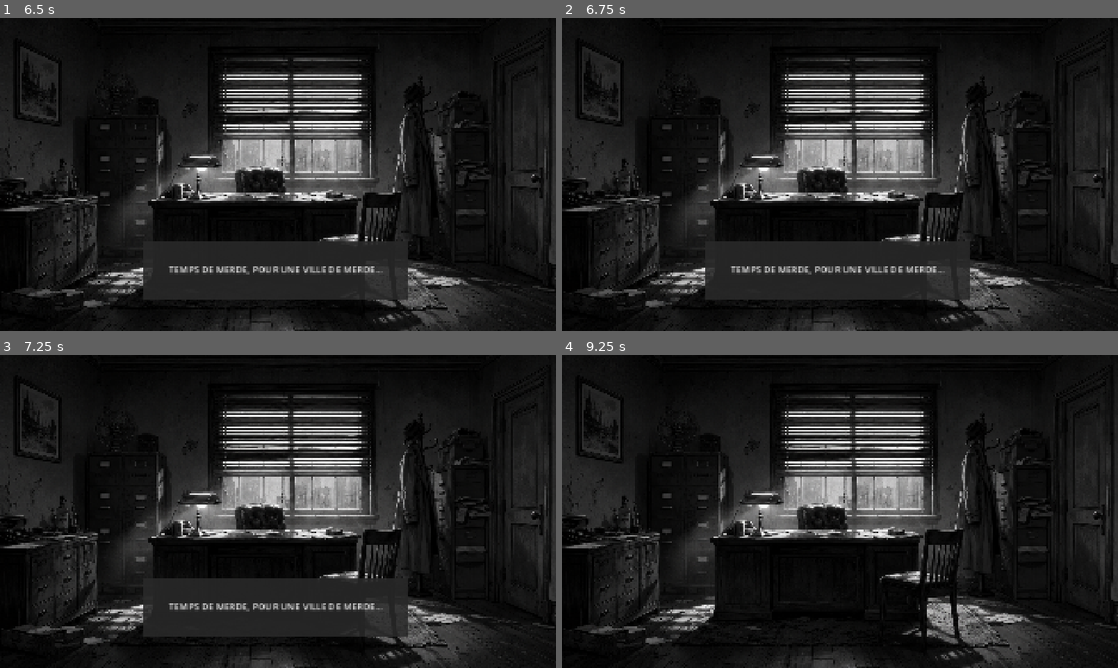
Above: before the commit, frames 1-4 (two rows, left to right).
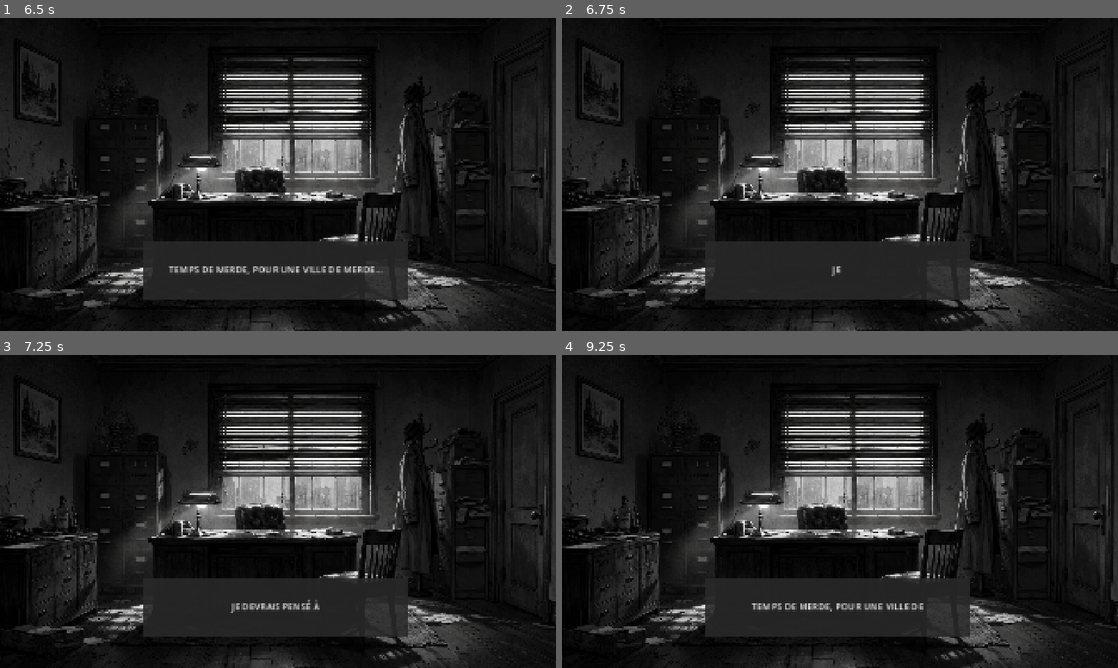
Above: after the commit, the same moments.

Repository: Kaburyo/black-thoughts
Game: Godot game, scene res://scenes/rooms/office_room.tscn
The game is run twice, just before and just after one commit, with the same random seed, the same clock (stepped at 60 frames per second) and the same inputs. The project has no main scene, so this scene is started directly.
Inputs (mouse positions are in pixels of both pictures, inside the frame that each line leads up to):
- Up to frame 1 (6.5 s): tap Enter at 0.5, 5 s; move the mouse to (200, 177) at 0.52 s; click (200, 177) at 0.67 s; move the mouse to (294, 115) at 1.27 s; click (294, 115) at 1.42 s; move the mouse to (333, 105) at 2.02 s; click (333, 105) at 2.17 s; move the mouse to (250, 237) at 2.77 s; click (250, 237) at 2.92 s; move the mouse to (444, 221) at 3.52 s; click (444, 221) at 3.67 s; tap Space at 4.25, 5.75 s; move the mouse to (111, 127) at 4.27 s; click (111, 127) at 4.42 s; move the mouse to (305, 174) at 5.02 s; click (305, 174) at 5.17 s; move the mouse to (194, 96) at 5.77 s; click (194, 96) at 5.92 s
- Up to frame 2 (6.75 s): tap Enter at 6.5 s; move the mouse to (962, 158) at 6.52 s; click (962, 158) at 6.67 s
- Up to frame 3 (7.25 s): no input
- Up to frame 4 (9.25 s): move the mouse to (728, 527) at 7.27 s; click (728, 527) at 7.42 s; move the mouse to (895, 442) at 8.02 s; click (895, 442) at 8.17 s; move the mouse to (812, 574) at 8.77 s; click (812, 574) at 8.92 s

Frame 1 is identical in both runs. In frame 2, 0.6% of the frame differs, in the area x 30-69%, y 79-83%; in frame 3, 0.6%; in frame 4, 6.3%, in the area x 25-74%, y 71-90%.

Commit message:
Ajout FadeOverlay + Interaction JacketArea & DoorArea pour changer de scène

Diff:
--- a/scenes/rooms/office_room.gd
+++ b/scenes/rooms/office_room.gd
@@ -11,6 +11,12 @@
 # une animation qui voit que le jeton a changé comprend qu'elle est périmée.
 var _animation_active: int = 0
 
+@onready var music_player: AudioStreamPlayer = $MusicPlayer
+
+@onready var fade_overlay: ColorRect = $FadeOverlay
+
+# Passe a true quand Al' a examine son manteau.
+var _manteau_vu: bool = false
 
 # --- Les objets examinables de la pièce ---
 # Clé    = nom exact du nœud Area2D dans la scène.
@@ -19,8 +25,11 @@
 const PENSEES: Dictionary = {
     "LampArea": "Cette lampe a vu plus de nuits blanches que moi.",
     "WindowArea": "Temps de merde, pour une ville de merde...",
+    "JacketArea" : "Je devrais pensé à me racheter un meilleur imper'."
 }
-
+#Constante pour dévérouiller la porte
+const PORTE_VERROUILLEE: String = "Avec cette pluie, mieux vaut prendre mon manteau avant de partir."
+const PORTE_OUVERTE: String = "Bon, il est temps d'y aller. Cette enquete n'avancera pas toute seule."
 
 # Appelée automatiquement une fois, au lancement de la scène.
 func _ready() -> void:
@@ -33,18 +42,28 @@
         # directement la bonne pensée, sans avoir à la chercher.
         zone.input_event.connect(_sur_clic.bind(texte))
 
+# Lancement de la musique d'ambiance de la pièce.
+    music_player.play()
+
+    # La porte a son propre branchement (objet a comportement).
+    $DoorArea.input_event.connect(_sur_clic_porte)
 
 # Appelée quand une zone examinable reçoit un événement souris.
 # Les 3 premiers paramètres viennent du signal ; "texte" vient du .bind().
+# Appelee quand une zone de PENSEES recoit un evenement souris.
 func _sur_clic(_viewport: Node, event: InputEvent, _shape_idx: int, texte: String) -> void:
     if event is InputEventMouseButton:
         if event.button_index == MOUSE_BUTTON_LEFT and event.pressed:
+            # Cas particulier : examiner le manteau remplit la condition.
+            if texte == PENSEES["JacketArea"]:
+                _manteau_vu = true
             afficher_pensee(texte)
+
             # --- Réglages de l'animation du texte ---
             # Regroupés ici en constantes : faciles à ajuster sans fouiller le code.
-const VITESSE_LETTRE: float = 0.02   # secondes entre deux lettres
-const DUREE_LECTURE: float = 4.5     # secondes d'affichage une fois écrit
-const DUREE_FONDU: float = 0.5       # secondes que dure la disparition
+const VITESSE_LETTRE: float = 0.03   # secondes entre deux lettres
+const DUREE_LECTURE: float = 4.0     # secondes d'affichage une fois écrit
+const DUREE_FONDU: float = 0.7       # secondes que dure la disparition
 
 
 # Affiche une pensée d'Al' : écriture lettre par lettre, pause, puis fondu.
@@ -84,3 +103,37 @@
 
     # Nettoyage final.
     thought_label.visible = false
+
+# Appelee quand on clique la porte.
+func _sur_clic_porte(_viewport: Node, event: InputEvent, _shape_idx: int) -> void:
+    if event is InputEventMouseButton:
+        if event.button_index == MOUSE_BUTTON_LEFT and event.pressed:
+            if _manteau_vu:
+                afficher_pensee(PORTE_OUVERTE)
+                _quitter_la_piece()
+            else:
+                afficher_pensee(PORTE_VERROUILLEE)
+
+# Fondu au noir + fondu de la musique, en parallele, puis changement de piece.
+func _quitter_la_piece() -> void:
+    # On attend un peu : le temps qu'Al' "dise" sa phrase de depart.
+    await get_tree().create_timer(DUREE_LECTURE).timeout
+
+    # Un seul Tween, regle en parallele : ses deux animations
+    # se jouent EN MEME TEMPS au lieu de l'une apres l'autre.
+    var tween := create_tween()
+    tween.set_parallel(true)
+
+    # Animation 1 : l'overlay noir passe de transparent a opaque.
+    tween.tween_property(fade_overlay, "modulate:a", 1.0, DUREE_FONDU)
+    # Animation 2 : le volume de la musique descend jusqu'au silence.
+    tween.tween_property(music_player, "volume_db", -60.0, DUREE_FONDU)
+
+    # On attend que les DEUX animations soient terminees.
+    await tween.finished
+
+    # La musique est inaudible : on l'arrete vraiment.
+    music_player.stop()
+
+    # Point de rendez-vous : ici viendra le vrai changement de Room.
+    print("-> Changement de Room (a venir)")
--- a/scenes/rooms/office_room.tscn
+++ b/scenes/rooms/office_room.tscn
@@ -1,13 +1,20 @@
-[gd_scene load_steps=6 format=3 uid="uid://cmb4d64jnojw2"]
+[gd_scene load_steps=9 format=3 uid="uid://cmb4d64jnojw2"]
 
 [ext_resource type="Texture2D" uid="uid://dwen5xltt24pl" path="res://assets/art/backgrounds/office.png" id="1_17l8b"]
 [ext_resource type="Script" uid="uid://dk8ygbdwkyyky" path="res://scenes/rooms/office_room.gd" id="1_xdoaq"]
+[ext_resource type="AudioStream" uid="uid://dqtmghg30m0pa" path="res://assets/audio/music/BLACKTHOUGHTS - OFFICE THEME.wav" id="3_74blg"]
 
 [sub_resource type="RectangleShape2D" id="RectangleShape2D_17l8b"]
 size = Vector2(140, 154)
 
 [sub_resource type="RectangleShape2D" id="RectangleShape2D_xdoaq"]
 size = Vector2(488, 400)
+
+[sub_resource type="RectangleShape2D" id="RectangleShape2D_74blg"]
+size = Vector2(136, 408)
+
+[sub_resource type="RectangleShape2D" id="RectangleShape2D_t6pyg"]
+size = Vector2(173, 816)
 
 [sub_resource type="CanvasTexture" id="CanvasTexture_xdoaq"]
 
@@ -24,6 +31,7 @@
 metadata/_edit_lock_ = true
 
 [node name="CollisionShape2D" type="CollisionShape2D" parent="LampArea"]
+visible = false
 position = Vector2(690, 551)
 shape = SubResource("RectangleShape2D_17l8b")
 metadata/_edit_lock_ = true
@@ -32,9 +40,26 @@
 metadata/_edit_lock_ = true
 
 [node name="CollisionShape2D" type="CollisionShape2D" parent="WindowArea"]
+visible = false
 position = Vector2(1020, 336)
 shape = SubResource("RectangleShape2D_xdoaq")
 metadata/_edit_lock_ = true
+
+[node name="JacketArea" type="Area2D" parent="."]
+metadata/_edit_lock_ = true
+
+[node name="CollisionShape2D" type="CollisionShape2D" parent="JacketArea"]
+visible = false
+position = Vector2(1428, 420)
+shape = SubResource("RectangleShape2D_74blg")
+
+[node name="DoorArea" type="Area2D" parent="."]
+metadata/_edit_lock_ = true
+
+[node name="CollisionShape2D" type="CollisionShape2D" parent="DoorArea"]
+visible = false
+position = Vector2(1817.5, 496)
+shape = SubResource("RectangleShape2D_t6pyg")
 
 [node name="ThoughtLabel" type="Label" parent="."]
 visible = false
@@ -58,3 +83,18 @@
 scale = Vector2(455.99997, 100.000015)
 texture = SubResource("CanvasTexture_xdoaq")
 metadata/_edit_lock_ = true
+
+[node name="MusicPlayer" type="AudioStreamPlayer" parent="."]
+stream = ExtResource("3_74blg")
+
+[node name="FadeOverlay" type="ColorRect" parent="."]
+modulate = Color(0, 0, 0, 0)
+anchors_preset = 15
+anchor_right = 1.0
+anchor_bottom = 1.0
+offset_right = 1920.0
+offset_bottom = 1080.0
+grow_horizontal = 2
+grow_vertical = 2
+mouse_filter = 2
+color = Color(0, 0, 0, 1)
Not shown, added: assets/audio/music/BLACKTHOUGHTS - OFFICE THEME.wav.import
Not shown, added: assets/audio/music/BLACKTHOUGHTS - OFFICE THEME.wav
